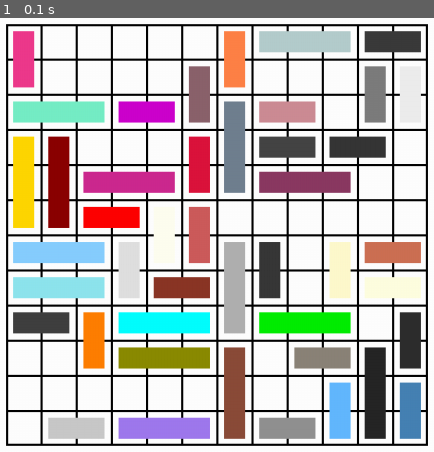
Above: before the commit, frame 1.
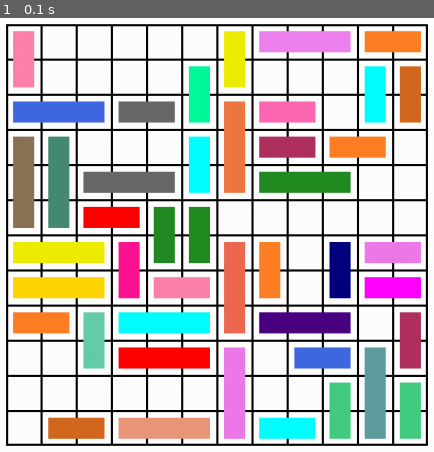
Above: after the commit, the same moment.

Repository: pluumenbrownie/rush_hour
Game: pygame game, started from code/pygame_rushhour.py
The game is run twice, just before and just after one commit, with the same random seed, the same clock (stepped at 60 frames per second) and the same inputs.
Inputs:
- Up to frame 1 (0.1 s): no input

The runs differ from the first frame. In frame 1, 34% of the frame differs, in the area x 2-98%, y 2-98%.

Commit message:
new file with colors added for the visualisation, only vehicle 'X' is red.

Diff:
--- a/code/pygame_rushhour.py
+++ b/code/pygame_rushhour.py
@@ -1,11 +1,11 @@
 import pygame
-from pygame.colordict import THECOLORS
+from visualisation.customcolors import COLORS
 import random as rd
 
 from classes.models import RushHour
 
 
-COLOR_NAMES = [name for name in THECOLORS.keys()]
+COLOR_NAMES = [name for name in COLORS.keys()]
 
 
 class PygameRushHour(RushHour):
@@ -28,17 +28,20 @@
         # Give vehicles a color
         self.color_vehicles()
 
-
     def color_vehicles(self) -> None:
         """
         Assign colors to the vehicles.
         """
         vehicles = self.get_vehicles()
 
+        red_used = False
+
         # Assign vehicles a color
         for vehicle in vehicles.values():
-            if vehicle.id == "X":
+            if vehicle.id == "X" and not red_used:
                 vehicle.color = "red"
+                red_used = True
+                COLOR_NAMES.remove("red")
             else:
                 vehicle.color = rd.choice(COLOR_NAMES)
 
--- /dev/null
+++ b/code/visualisation/customcolors.py
@@ -0,0 +1,47 @@
+COLORS = {
+    "royalblue": (65, 105, 225, 255),
+    "lawngreen": (124, 252, 0, 255),
+    "gold": (255, 215, 0, 255),
+    "fuchsia": (255, 0, 255, 255),
+    "aqua": (0, 255, 255, 255),
+    "aquamarine3": (102, 205, 170, 255),
+    "aquamarine4": (69, 139, 116, 255),
+    "blueviolet": (138, 43, 226, 255),
+    "burlywood": (222, 184, 135, 255),
+    "burlywood4": (139, 115, 85, 255),
+    "cadetblue2": (142, 229, 238, 255),
+    "chocolate1": (255, 127, 36, 255),
+    "darkgoldenrod1": (255, 185, 15, 255),
+    "cyan": (0, 255, 255, 255),
+    "coral2": (238, 106, 80, 255),
+    "deeppink": (255, 20, 147, 255),
+    "indigo": (75, 0, 130, 255),
+    "cadetblue": (95, 158, 160, 255),
+    "gold": (255, 215, 0, 255),
+    "maroon": (128, 0, 0, 255),
+    "darkolivegreen": (85, 107, 47, 255),
+    "teal": (0, 128, 128, 255),
+    "greenyellow": (173, 255, 47, 255),
+    "chocolate": (210, 105, 30, 255),
+    "lightcoral": (240, 128, 128, 255),
+    "forestgreen": (34, 139, 34, 255),
+    "navy": (0, 0, 128, 255),
+    "violet": (238, 130, 238, 255),
+    "hotpink": (255, 105, 180, 255),
+    "magenta": (255, 0, 255, 255),
+    "dimgray": (105, 105, 105, 255),
+    "darksalmon": (233, 150, 122, 255),
+    "palegreen": (152, 251, 152, 255),
+    "dodgerblue": (30, 144, 255, 255),
+    "purple2": (145, 44, 238, 255),
+    "mediumorchid2": (186, 85, 211, 255),
+    "hotpink": (255, 105, 180, 255),
+    "mediumspringgreen": (0, 250, 154, 255),
+    "lavender": (230, 230, 250, 255),
+    "orchid2": (238, 122, 233, 255),
+    "yellow2": (238, 238, 0, 255),
+    "sienna2": (238, 121, 66, 255),
+    "seagreen3": (67, 205, 128, 255),
+    "palevioletred1": (255, 130, 171, 255),
+    "red": (255, 0, 0, 255),
+}
